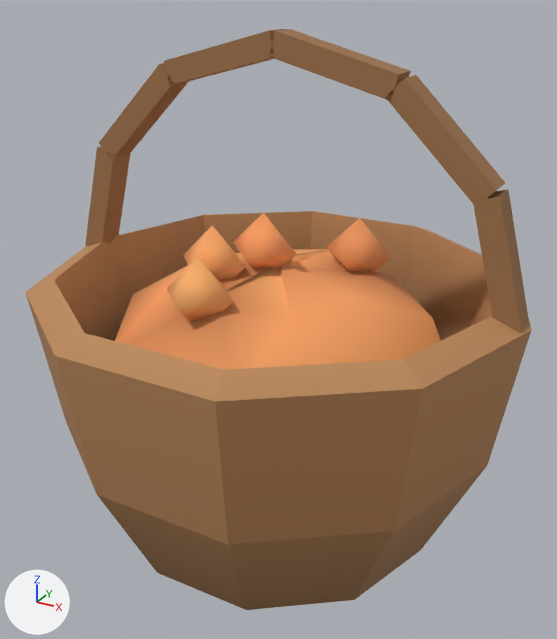
A saved change to the glTF model games/yorimichi/assets/belmonte/meshes/SM_BM_BP_Basket.glb.
Rendered twice from a camera (50 mm lens) standing at (0.31, -0.566, 0.485) and looking at (0.003, -0.008, 0.206). The lights are fixed; the arrows at lower left show +X, +Y and +Z. The picture after the commit comes second. Vertices at exactly the same position are counted once.

In view in the first picture: 'SM_BM_BP_Basket'.
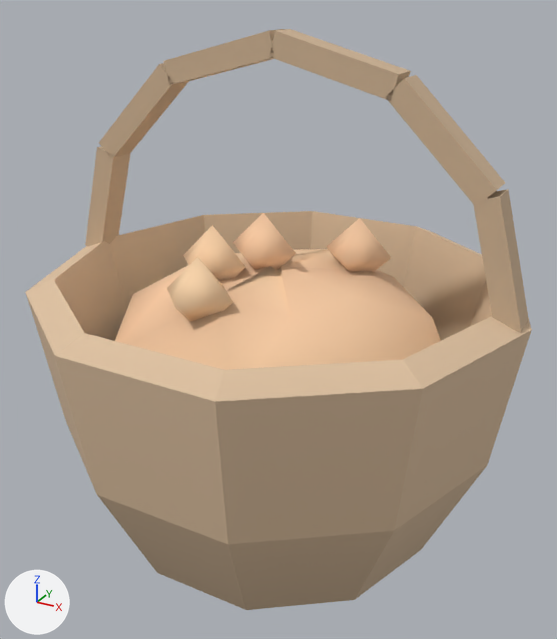
Pixel boxes [x1, y1, x2, y2] of what changed, in the pictures (557 x 639 px):
part 1 of me_sm_bp_basket, recoloured (brown to beige): [54, 29, 532, 610] in both
part 2 of me_sm_bp_basket, recoloured (orange to beige): [25, 213, 532, 530] in both

What the commit changed:
me_sm_bp_basket has 165 vertices, 262 faces and spans x -0.22..0.22, y -0.209..0.209, z 0.0..0.45.
me_sm_bp_basket is used by ob_sm_bm_bp_basket; location (0.0, 0.0, 0.0).
me_sm_bp_basket part 1: 154 faces centred in x -0.208..0.208, y -0.197..0.197, z 0.02..0.443 are repainted in the vertex colours; the middle colour goes from brown #9e734c to beige #ceb394.
me_sm_bp_basket part 2: 108 faces centred in x -0.198..0.198, y -0.203..0.203, z 0.17..0.28 are repainted in the vertex colours; the middle colour goes from orange #f0985d to beige #f8cba3.
